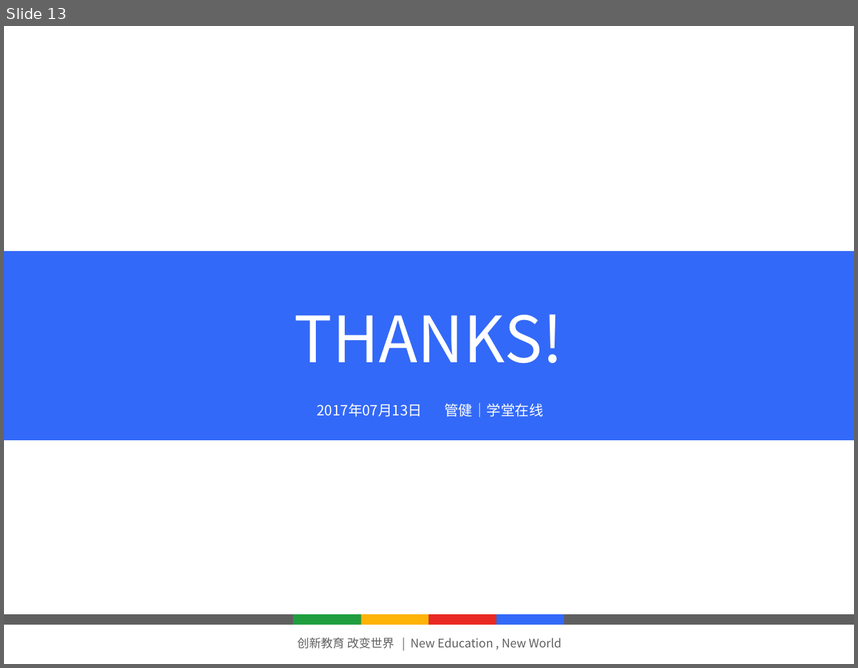
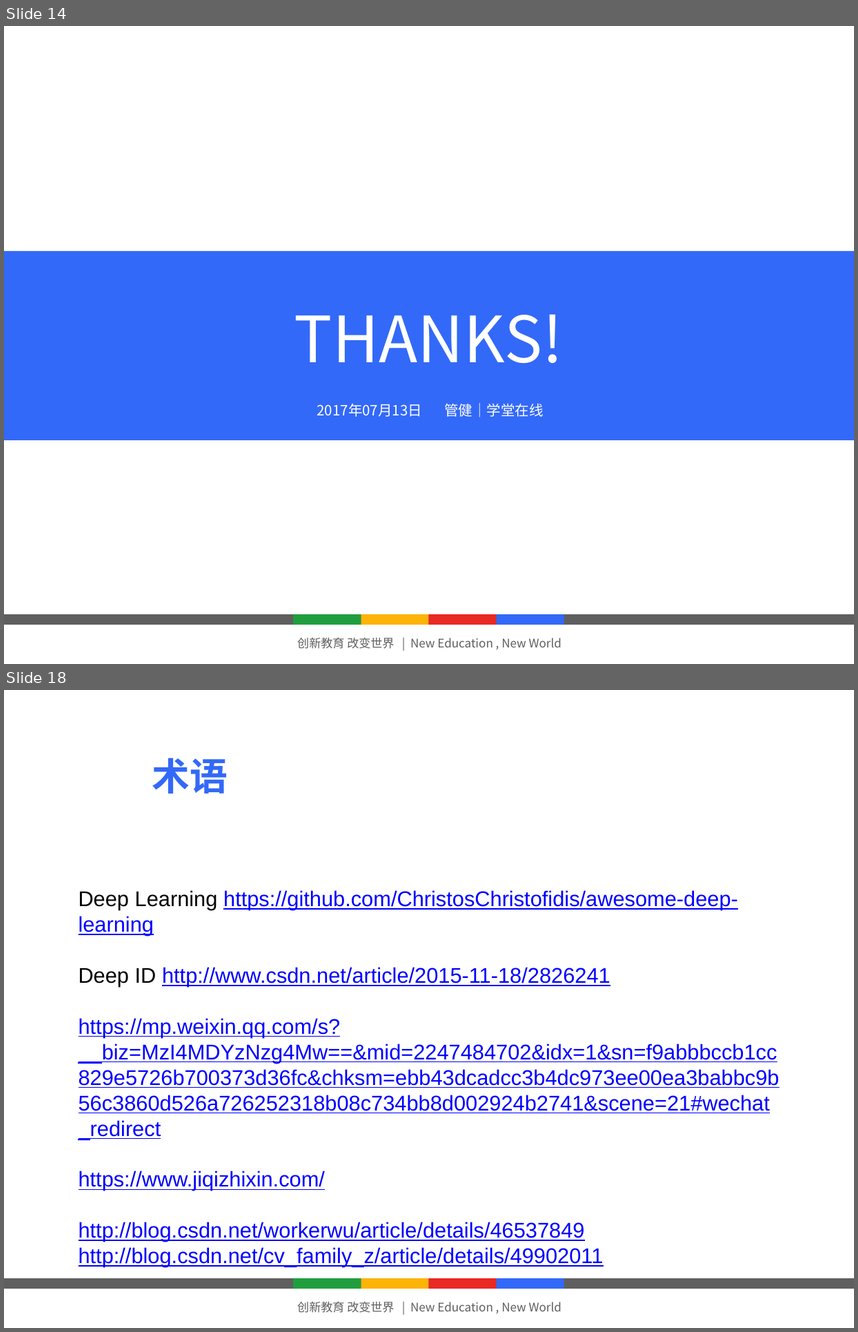
Before and after one commit to gavinzheng/whitepapercollection, a slide deck: work/Proctor/学堂云产品_线上监考-V1.pptx. Shown one above the other, each under a label of ours: slide 13 before the commit, slides 14 and 18 after it; the slides between them are not shown. The pictures are 858x668 and 858x1332 pixels, drawn with LibreOffice and Linux fonts; fonts in the diff are those of the drawing; background and template pictures are left out. Boxes give left, top, right and bottom in pixels: in the first picture for what was removed or moved away, otherwise in the second. Text is boxed around its words. In the diff, an @@ line names an element or a change of style, - is before the commit and + after.

```diff
--- a/work/Proctor/学堂云产品_线上监考-V1.pptx
+++ b/work/Proctor/学堂云产品_线上监考-V1.pptx
@@ slide 18 added at [4,690,854,1328], background #FFFFFF; not listed: 6 template elements that a slide beside it also shows @@
@@ text added at [152,758,228,793], 32 pt, text #3369F8, bold @@
+术语
@@ text added at [79,890,780,1267], 18 pt, text #0000FF, underline @@
+Deep Learning https://github.com/ChristosChristofidis/awesome-deep-learning
+Deep ID http://www.csdn.net/article/2015-11-18/2826241
+https://mp.weixin.qq.com/s?__biz=MzI4MDYzNzg4Mw==&mid=2247484702&idx=1&sn=f9abbbccb1cc829e5726b700373d36fc&chksm=ebb43dcadcc3b4dc973ee00ea3babbc9b56c3860d526a726252318b08c734bb8d002924b2741&scene=21#wechat_redirect
+https://www.jiqizhixin.com/
+http://blog.csdn.net/workerwu/article/details/46537849
+http://blog.csdn.net/cv_family_z/article/details/49902011
@@ page number added at [162,967,611,986], 36 pt, text #FFFFFF @@
+18
@@ what was slide 13 is now slide 14 @@
```
Also in this commit, not shown: 2 slides changed, 6 other slides added, 4 other files.
